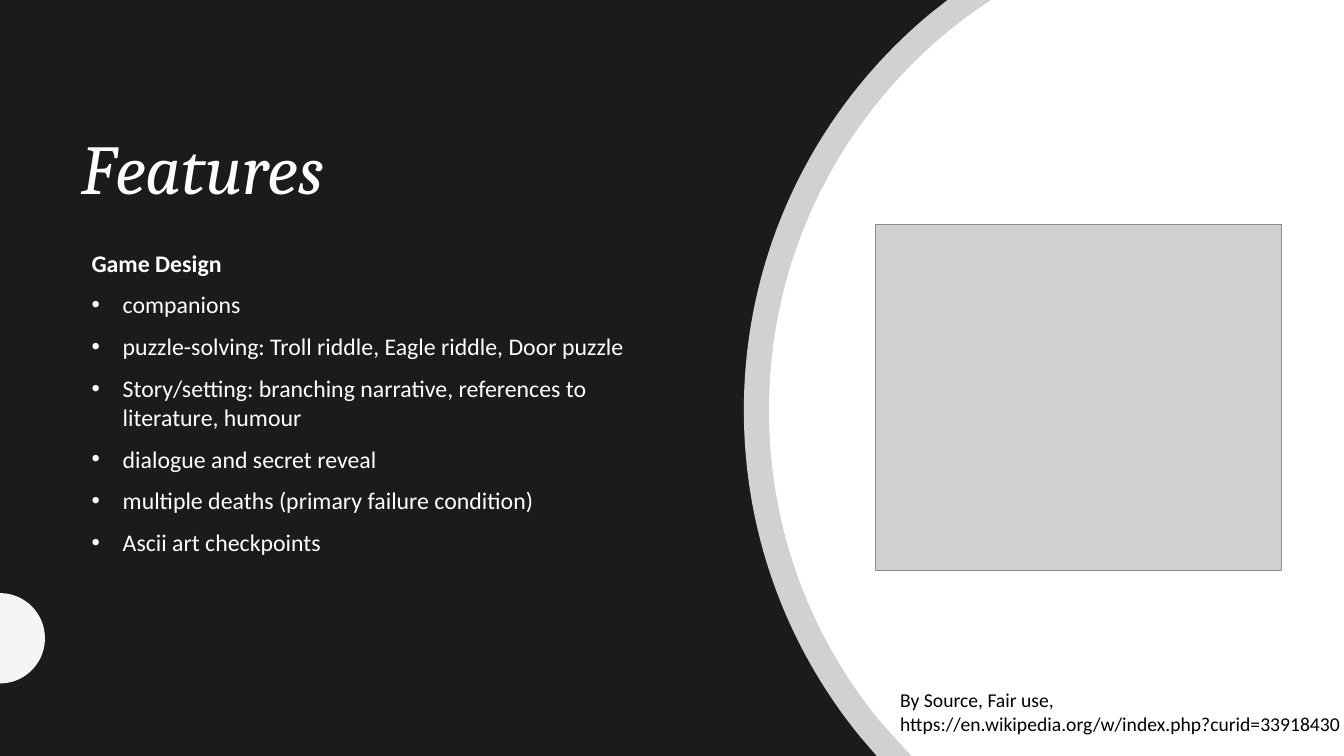
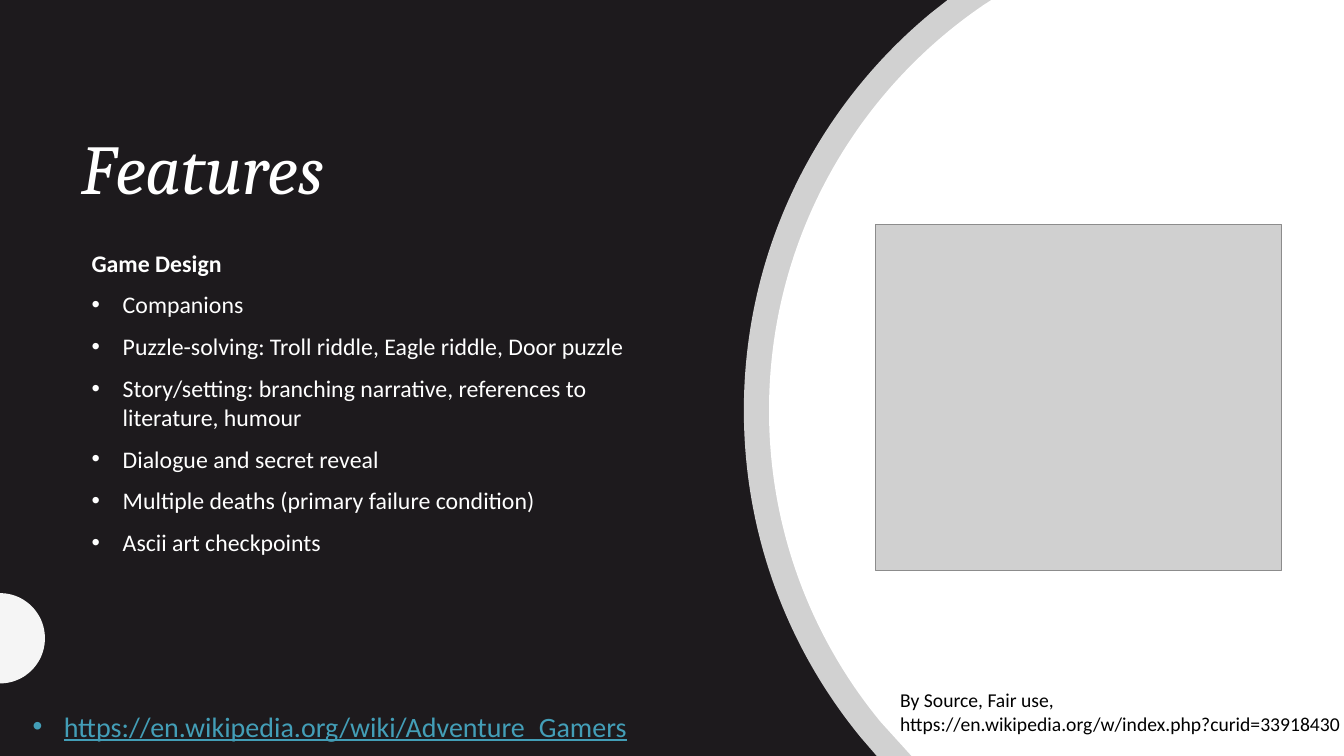
Before and after one commit to czara804/Terminal-Assessment, a slide deck: slide 2 of CYOA_nimbifer.pptx. Drawn at 1344x756 pixels with LibreOffice and Linux fonts; fonts in the diff are those of the drawing; grey boxes stand for pictures. Boxes give left, top, right and bottom in pixels: in the first picture for what was removed or moved away, otherwise in the second. Text is boxed around its words. In the diff, an @@ line names an element or a change of style, - is before the commit and + after.

```diff
--- a/CYOA_nimbifer.pptx
+++ b/CYOA_nimbifer.pptx
@@ text at (x1=123, y1=296, x2=623, y2=359): text changed @@
-• companions
-• puzzle-solving: Troll riddle, Eagle riddle, Door puzzle
+• Companions
+• Puzzle-solving: Troll riddle, Eagle riddle, Door puzzle
@@ text at (x1=123, y1=451, x2=535, y2=513): text changed @@
-• dialogue and secret reveal
-• multiple deaths (primary failure condition)
+• Dialogue and secret reveal
+• Multiple deaths (primary failure condition)
@@ text added at (x1=64, y1=717, x2=627, y2=742), 20 pt, text #439EB7, underline @@
+• https://en.wikipedia.org/wiki/Adventure_Gamers
```
Also in this commit, not shown: 2 other slides changed, 1 slide removed, 6 other files.
